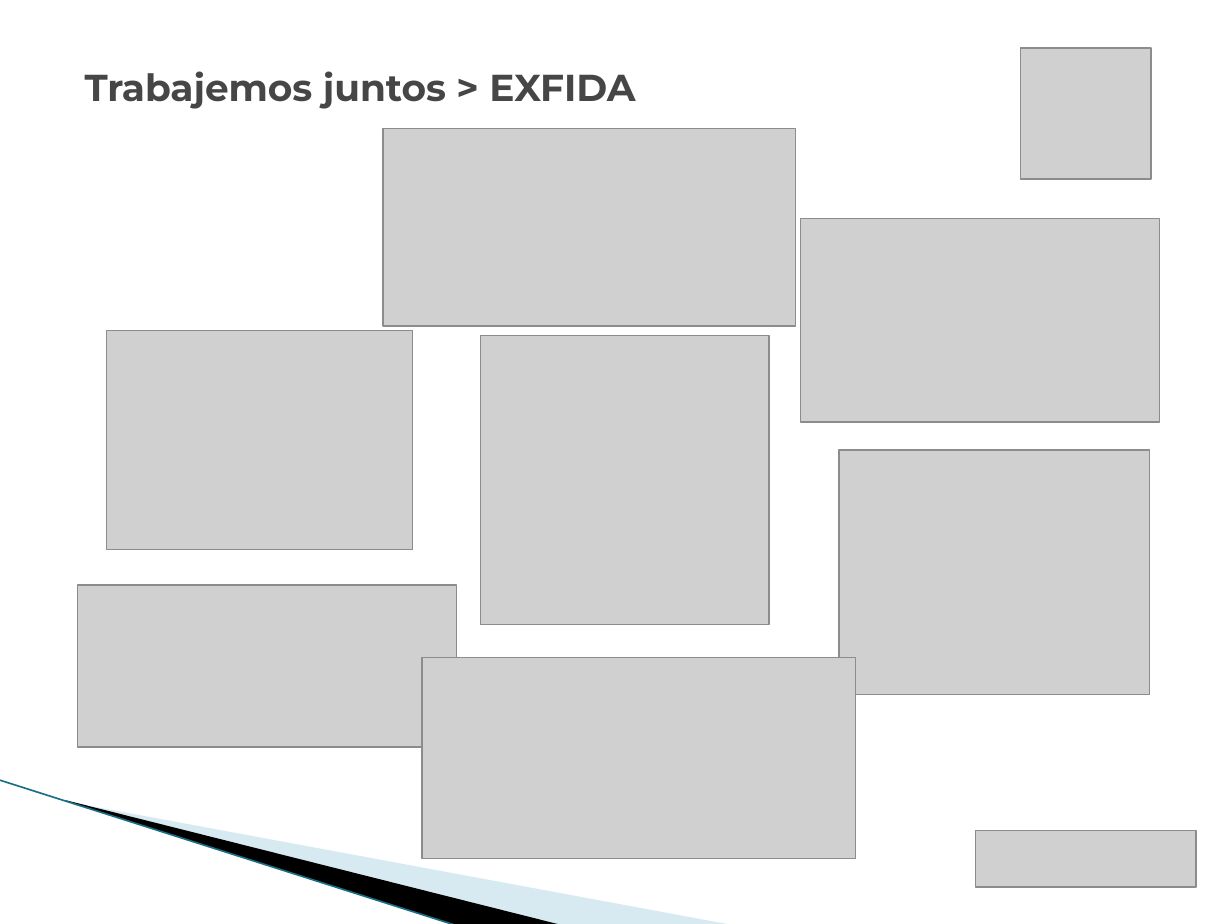
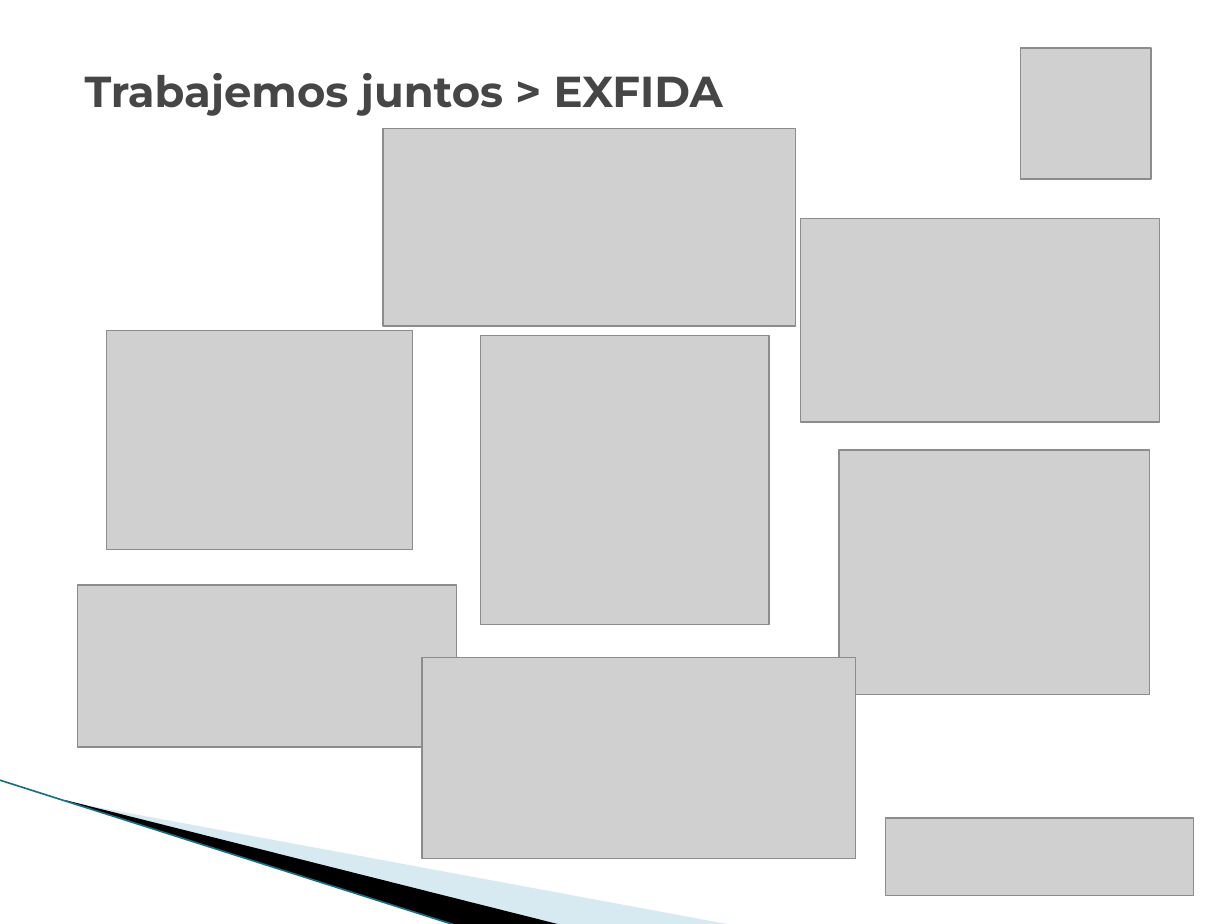
Before and after one commit to vicky1404/rev-ii, a slide deck: slide 22 of docs/comercial/brochure_2.pptx. Drawn at 1232x924 pixels with LibreOffice and Linux fonts; fonts in the diff are those of the drawing; grey boxes stand for pictures; background and template pictures are left out. Boxes give left, top, right and bottom in pixels: in the first picture for what was removed or moved away, otherwise in the second. Text is boxed around its words. In the diff, an @@ line names an element or a change of style, - is before the commit and + after.

```diff
--- a/docs/comercial/brochure_2.pptx
+++ b/docs/comercial/brochure_2.pptx
@@ text "Trabajemos juntos > EXFIDA" at (85, 73, 723, 116): size 21.9 to 25.3 pt @@
@@ picture: place and size @@
-picture at (976, 830, 1196, 887)
+picture at (886, 818, 1194, 896)
```
Also in this commit, not shown: 13 other slides changed.
